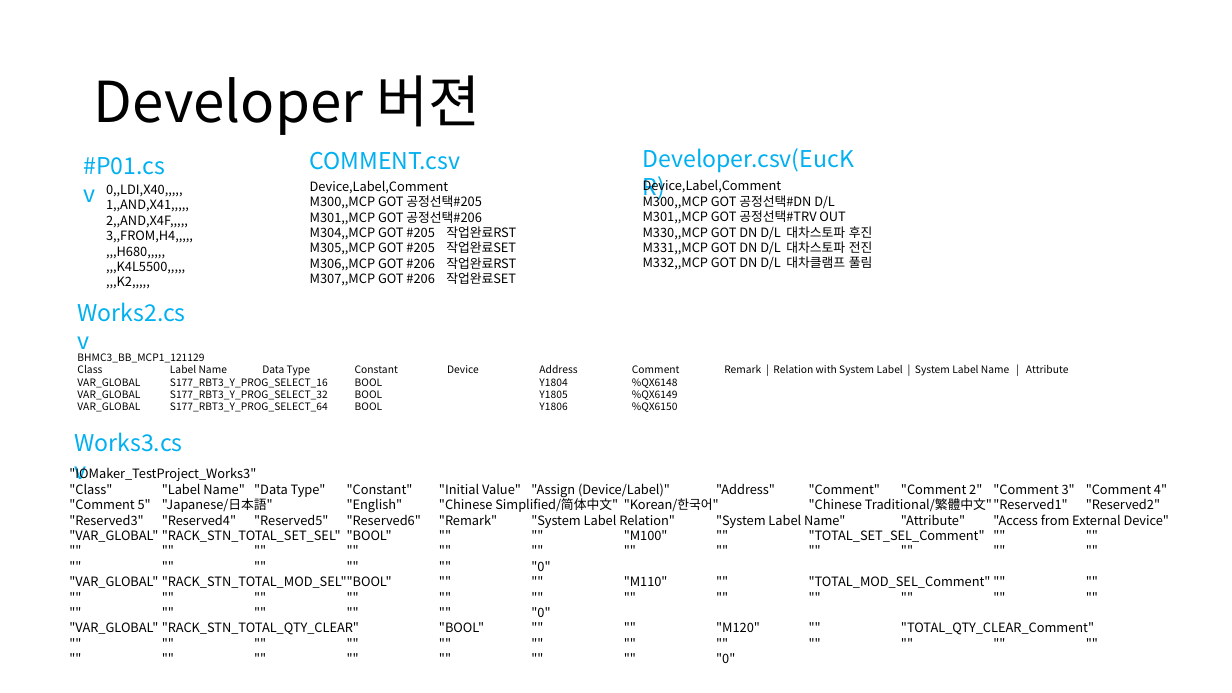
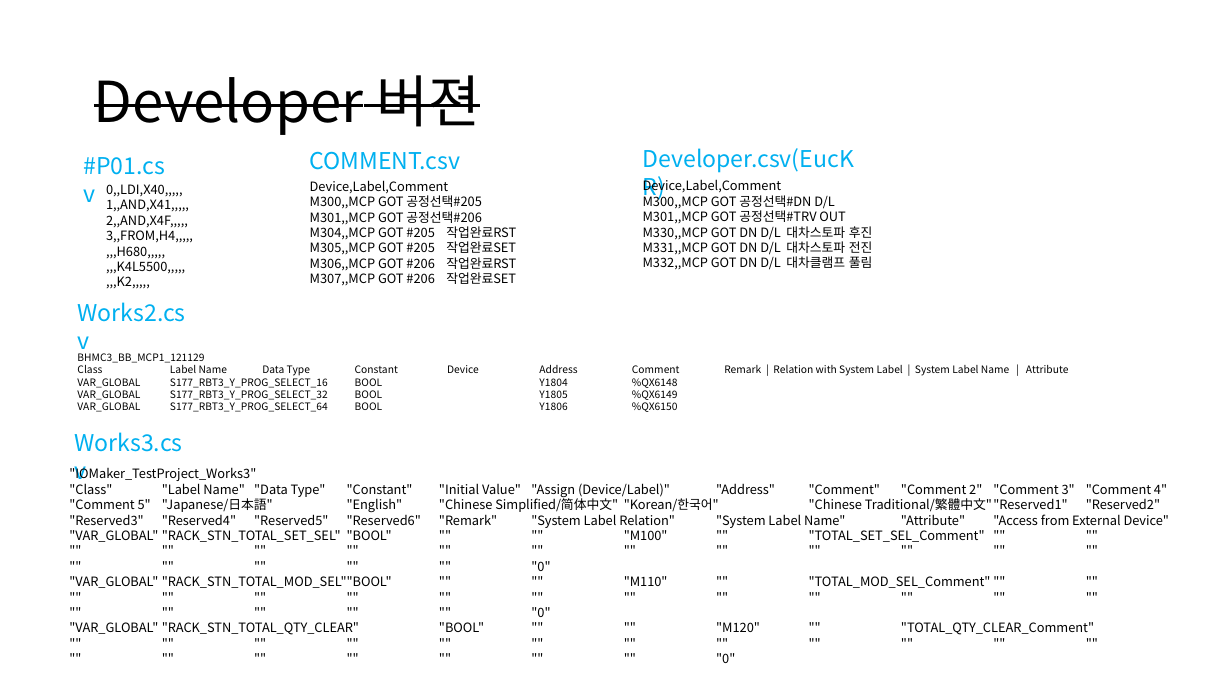
Before and after one commit to DualsoftDev/dsev2, a slide deck: slide 4 of src/misc/Plc2DS/PLC 역변환기.pptx. Drawn at 1232x693 pixels with LibreOffice and Linux fonts; fonts in the diff are those of the drawing. Boxes give left, top, right and bottom in pixels: in the first picture for what was removed or moved away, otherwise in the second. Text is boxed around its words. In the diff, an @@ line names an element or a change of style, - is before the commit and + after.

```diff
--- a/src/misc/Plc2DS/PLC 역변환기.pptx
+++ b/src/misc/Plc2DS/PLC 역변환기.pptx
@@ title "Developer 버젼" at [94, 75, 480, 135]: strikethrough on @@
```
Also in this commit, not shown: 1 slide added, 9 other files.
